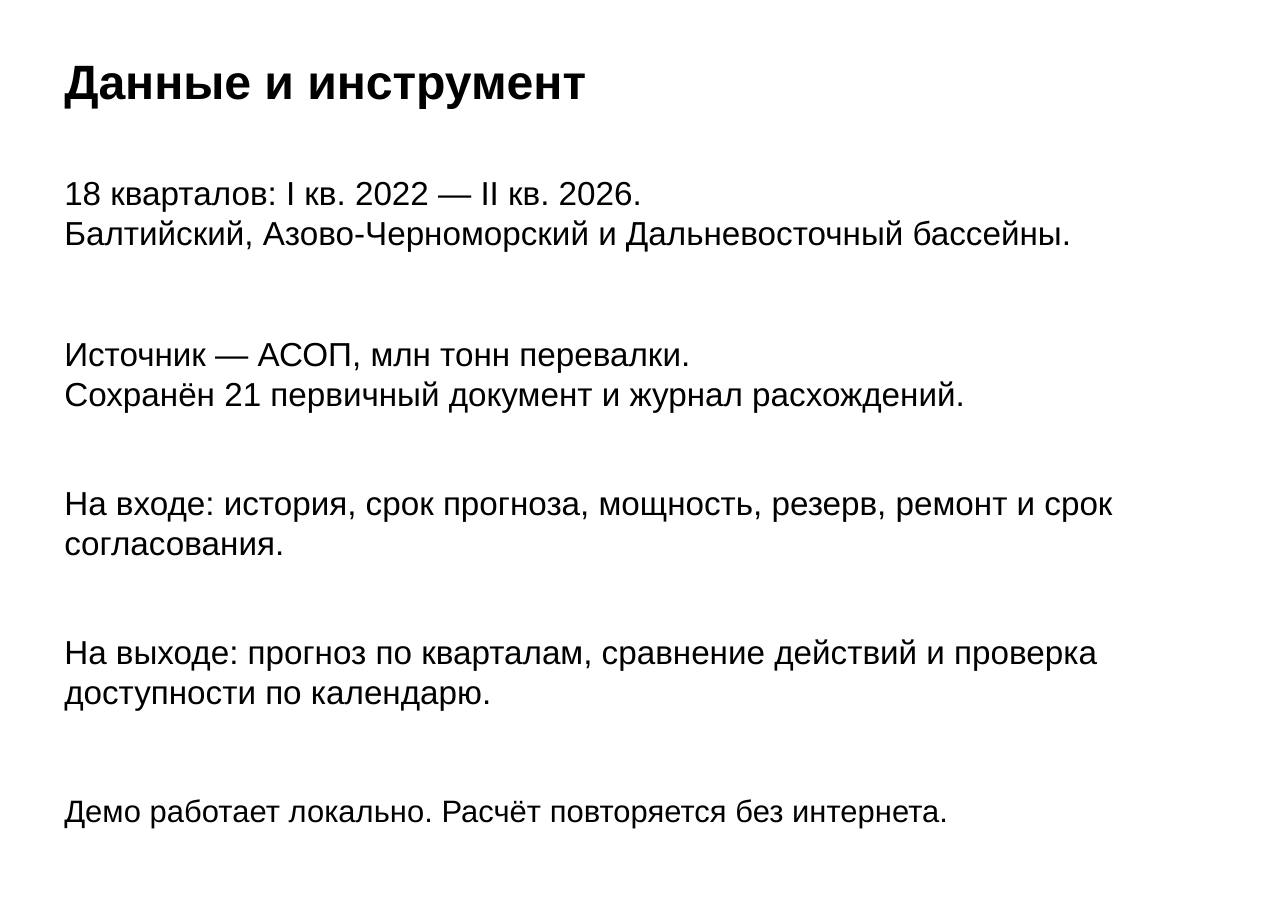
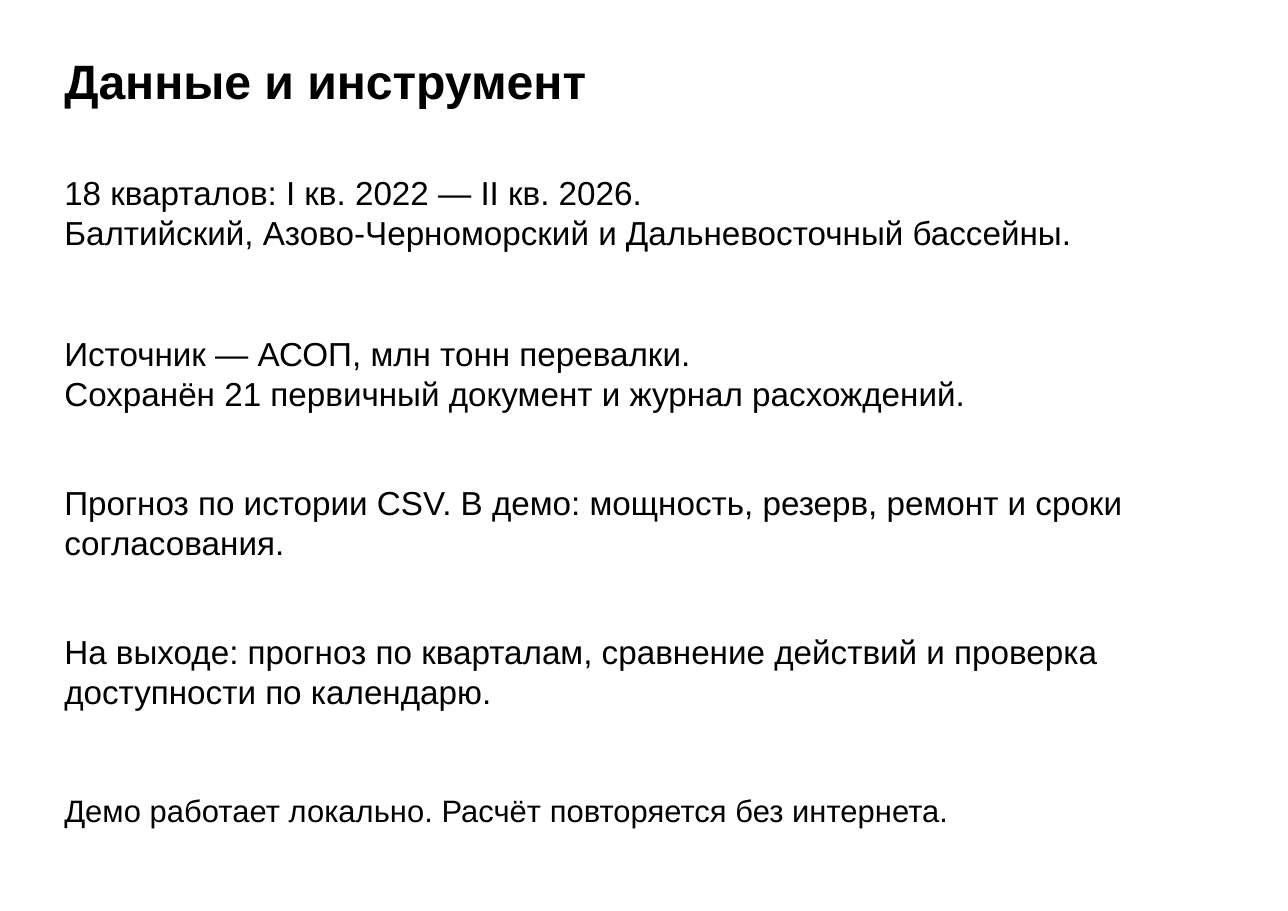
Before and after one commit to Maximoff35/mai-transport-forecast, a slide deck: slide 2 of 02 Защита/Защита.pptx. Drawn at 1288x911 pixels with LibreOffice and Linux fonts; fonts in the diff are those of the drawing. Boxes give left, top, right and bottom in pixels: in the first picture for what was removed or moved away, otherwise in the second. Text is boxed around its words. In the diff, an @@ line names an element or a change of style, - is before the commit and + after.

```diff
--- a/02 Защита/Защита.pptx
+++ b/02 Защита/Защита.pptx
@@ text at [64,491,1122,556]: text changed @@
-На входе: история, срок прогноза, мощность, резерв, ремонт и срок согласования.
+Прогноз по истории CSV. В демо: мощность, резерв, ремонт и сроки согласования.
```
Also in this commit, not shown: 3 other slides changed, 22 other files.
